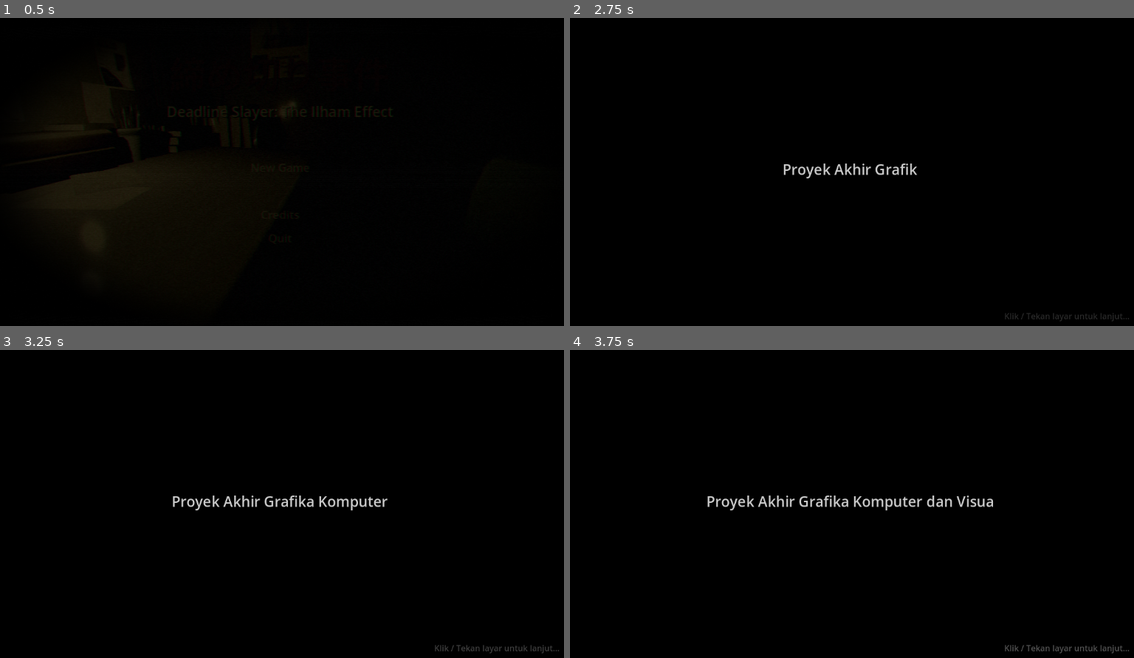
Above: before the commit, frames 1-4 (two rows, left to right).
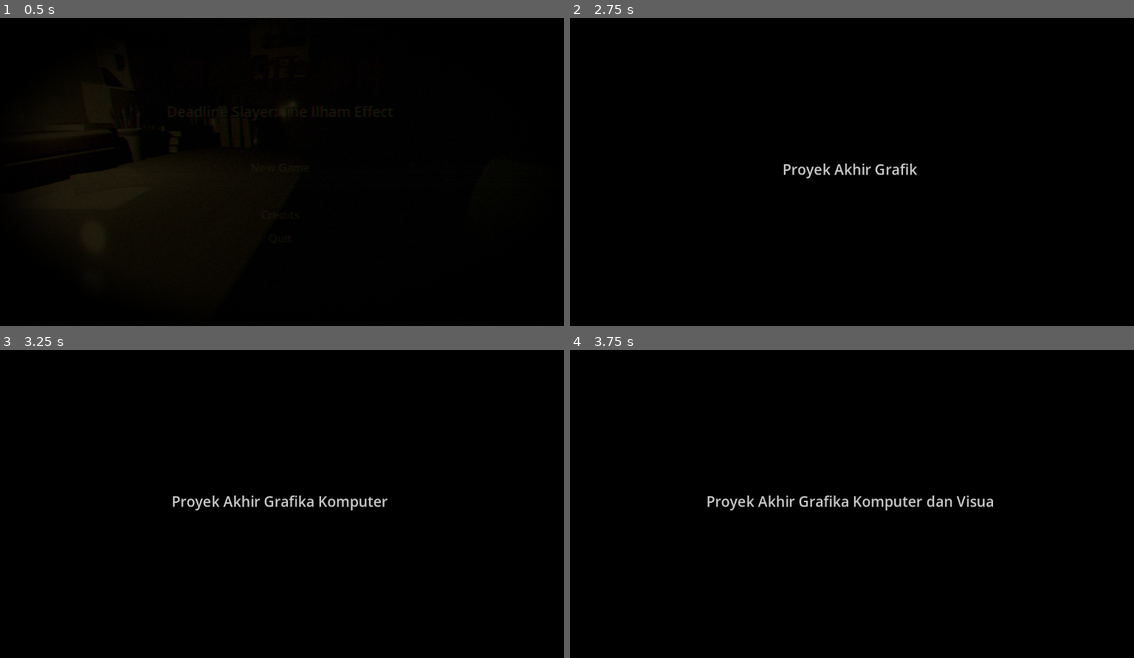
Above: after the commit, the same moments.

Repository: CahyoAditya/Deadline-Slayer-The-Ilham-Effect
Game: Godot game, scene res://Scenes/MainMenu.tscn
The game is run twice, just before and just after one commit, with the same random seed, the same clock (stepped at 60 frames per second) and the same inputs.
Inputs (mouse positions are in pixels of both pictures, inside the frame that each line leads up to):
- Up to frame 1 (0.5 s): no input
- Up to frame 2 (2.75 s): click "New Game" at 0.5 s; click "New Game" at 1.25 s; tap Enter (ui_accept) at 2, 2.27, 2.57 s; move the mouse to (981, 153) at 2.02 s; hold D (move_right) from 2.03 s (still down); hold F (flashlight) from 2.03 s (still down); click (981, 153) at 2.17 s; tap E (interact) at 2.3 s
- Up to frame 3 (3.25 s): release D (move_right) at 2.75 s; release F (flashlight) at 2.75 s; drag from (163, 519) to (248, 568) at 2.77 s
- Up to frame 4 (3.75 s): move the mouse to (908, 430) at 3.52 s; hold D (move_right) from 3.53 s (still down); hold Enter (ui_accept) from 3.53 s (still down); click (908, 430) at 3.67 s

Frame 1 is identical in both runs. In frame 2, 0.1% of the frame differs, in the area x 77-100%, y 95-99%; in frame 3, 0.2%; in frame 4, 0.2%.

Commit message:
feat: implement game flow, intro sequence, main menu controller, and core game management logic

Diff:
--- a/Scenes/Intro.tscn
+++ b/Scenes/Intro.tscn
@@ -1,6 +1,21 @@
-[gd_scene load_steps=2 format=3]
+[gd_scene load_steps=3 format=3]
 
 [ext_resource type="Script" path="res://Scripts/UI/IntroController.gd" id="1_intro"]
+
+[sub_resource type="GDScript" id="GDScript_SkipWheel"]
+script/source = "extends Control
+var progress := 0.0:
+	set(val):
+		progress = val
+		queue_redraw()
+
+func _draw():
+	# Draw background circle
+	draw_arc(Vector2(16, 16), 14, 0, PI * 2, 32, Color(1, 1, 1, 0.2), 3.0, true)
+	# Draw progress arc
+	if progress > 0.0:
+		draw_arc(Vector2(16, 16), 14, -PI/2, -PI/2 + progress * PI * 2, 32, Color.WHITE, 3.0, true)
+"
 
 [node name="Intro" type="Control"]
 layout_mode = 3
@@ -43,7 +58,7 @@
 vertical_alignment = 1
 autowrap_mode = 3
 
-[node name="SkipHint" type="Label" parent="."]
+[node name="SkipContainer" type="HBoxContainer" parent="."]
 unique_name_in_owner = true
 modulate = Color(1, 1, 1, 0)
 layout_mode = 1
@@ -52,12 +67,23 @@
 anchor_top = 1.0
 anchor_right = 1.0
 anchor_bottom = 1.0
-offset_left = -250.0
-offset_top = -50.0
+offset_left = -220.0
+offset_top = -60.0
 offset_right = -30.0
-offset_bottom = -20.0
+offset_bottom = -28.0
 grow_horizontal = 0
 grow_vertical = 0
-theme_override_colors/font_color = Color(0.5, 0.5, 0.5, 1)
-text = "Klik / Tekan layar untuk lanjut..."
+theme_override_constants/separation = 12
+alignment = 2
+
+[node name="SkipLabel" type="Label" parent="SkipContainer"]
+layout_mode = 2
+theme_override_colors/font_color = Color(0.7, 0.7, 0.7, 1)
+text = "Hold to Skip Intro"
 horizontal_alignment = 2
+
+[node name="SkipWheel" type="Control" parent="SkipContainer"]
+unique_name_in_owner = true
+custom_minimum_size = Vector2(32, 32)
+layout_mode = 2
+script = SubResource("GDScript_SkipWheel")
--- a/Scripts/Autoload/GameManager.gd
+++ b/Scripts/Autoload/GameManager.gd
@@ -12,6 +12,7 @@
 var is_specter_active := false
 var lose_reason := ""
 var time_survived := 0.0
+var has_seen_intro := false
 
 func _ready() -> void:
 	_load_resources()
--- a/Scripts/Minigame/TerminalGame.gd
+++ b/Scripts/Minigame/TerminalGame.gd
@@ -4,7 +4,7 @@
 	"ctx.fillRect(0, 0, w, h)", "import plotly.express as px", "var gkv_score = 100",
 	"print(\"Halo Pak MAA\")", "var vertex_x = 10.0", "draw_triangle()",
 	"var vr_ready = true", "ctx.moveTo(0, 0)", "ctx.lineTo(x, y)",
-	"var data_pertanian = []", "return A_grade", "var sipemas_url = \"ipb.ac.id\"",
+	"var data_pertanian = []", "return A_grade", "var class_ipb_url = \"class.ipb.ac.id\"",
 	"queue_free()", "await timer", "func start():", "pass"
 ]
 
--- a/Scripts/UI/IntroController.gd
+++ b/Scripts/UI/IntroController.gd
@@ -1,7 +1,8 @@
 extends Control
 
 @onready var narrative_text: Label = %NarrativeText
-@onready var skip_hint: Label = %SkipHint
+@onready var skip_container: Control = %SkipContainer
+@onready var skip_wheel: Control = %SkipWheel
 
 var lines: Array[String] = [
 	"Proyek Akhir Grafika Komputer dan Visualisasi.",
@@ -24,24 +25,39 @@
 var is_typing := false
 var is_fading := false
 
+# Skip logic
+var hold_time := 0.0
+const HOLD_MAX := 1.0
+var is_holding := false
+var can_skip := false
+
 func _ready() -> void:
 	narrative_text.text = ""
 	AudioManager.play_ambient("music_static_horror", -15.0)
 
-	var fade_tween := create_tween()
-	fade_tween.tween_property(skip_hint, "modulate:a", 1.0, 3.0)
+	# Only allow skipping if we've seen it before
+	can_skip = GameManager.has_seen_intro
+	if can_skip:
+		var fade_tween := create_tween()
+		fade_tween.tween_property(skip_container, "modulate:a", 1.0, 3.0)
+	else:
+		skip_container.modulate.a = 0.0
 
 	_start_next_line()
 
 func _input(event: InputEvent) -> void:
-	if event is InputEventMouseButton and event.pressed:
-		_skip()
-	elif event is InputEventScreenTouch and event.pressed:
-		_skip()
-	elif event.is_action_pressed("ui_accept") or event.is_action_pressed("ui_cancel") or event.is_action_pressed("interact"):
-		_skip()
+	if not can_skip:
+		return
+
+	if event is InputEventMouseButton and event.button_index == MOUSE_BUTTON_LEFT:
+		is_holding = event.pressed
+	elif event is InputEventScreenTouch:
+		is_holding = event.pressed
+	elif event.is_action("ui_accept") or event.is_action("ui_cancel") or event.is_action("interact"):
+		is_holding = event.is_pressed()
 
 func _skip() -> void:
+	GameManager.has_seen_intro = true
 	AudioManager.stop_ambient()
 	get_tree().change_scene_to_file("res://Scenes/Main.tscn")
 	GameManager.start_game()
@@ -57,6 +73,18 @@
 	type_timer = 0.0
 
 func _process(delta: float) -> void:
+	# Handle skipping
+	if can_skip:
+		if is_holding:
+			hold_time += delta
+			if hold_time >= HOLD_MAX:
+				_skip()
+				return
+		else:
+			hold_time = max(0.0, hold_time - delta * 2.0)
+		skip_wheel.set("progress", hold_time / HOLD_MAX)
+
+	# Handle typing
 	if is_typing:
 		type_timer += delta
 		if type_timer >= char_delay:
--- a/Scripts/UI/MainMenuController.gd
+++ b/Scripts/UI/MainMenuController.gd
@@ -48,14 +48,12 @@
 			continue
 
 		# We use call_deferred so layout sizes/positions are fully calculated
+		var last_hover_time := 0.0
 		btn.mouse_entered.connect(func() -> void:
-			AudioManager.play_sfx("flashlight_click", -15.0)
-			var t := create_tween()
-			t.tween_property(btn, "position:x", 8.0, 0.1).as_relative()
-		)
-		btn.mouse_exited.connect(func() -> void:
-			var t := create_tween()
-			t.tween_property(btn, "position:x", -8.0, 0.2).as_relative()
+			var current_time = Time.get_ticks_msec() / 1000.0
+			if current_time - last_hover_time > 0.1:
+				AudioManager.play_sfx("flashlight_click", -15.0)
+				last_hover_time = current_time
 		)
 
 func _process(delta: float) -> void:
